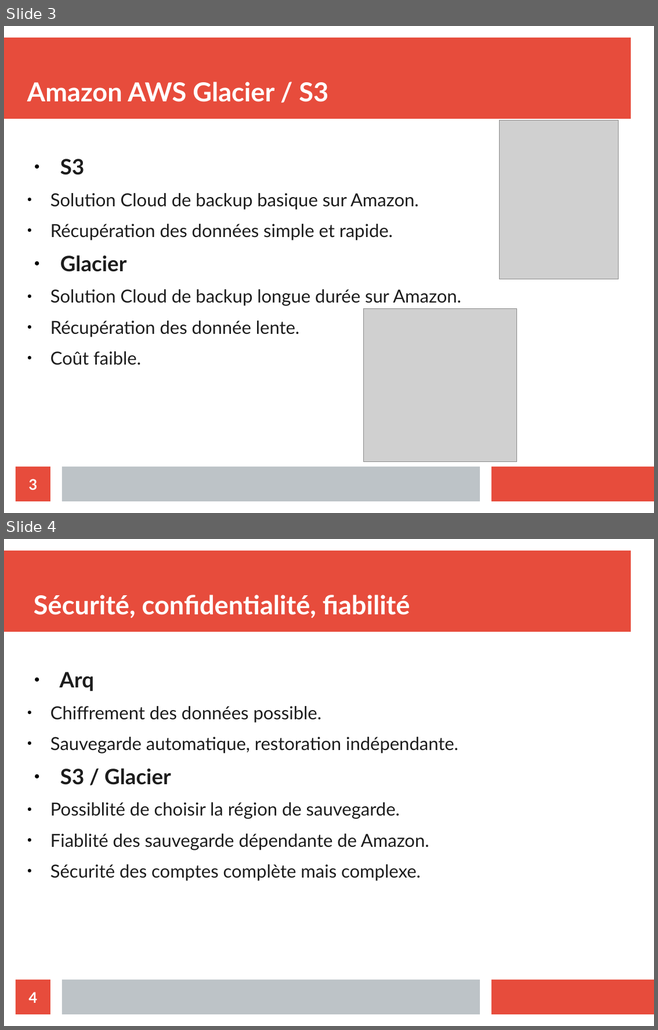
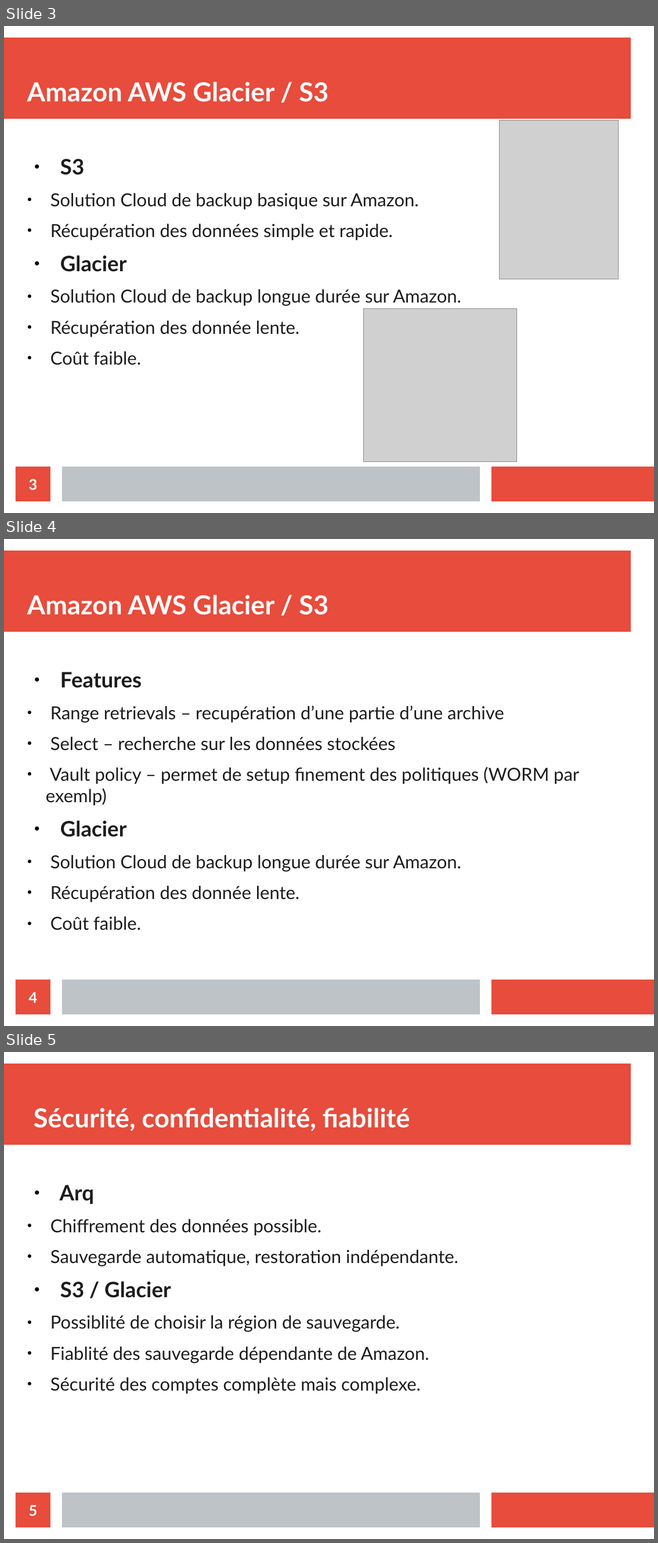
Before and after one commit to Nyahon/AIT, a slide deck: AIT_Amazon_Presentation.odp. Shown one above the other, each under a label of ours: slides 3 and 4 before the commit, slides 3, 4 and 5 after it. The pictures are 658x1030 and 658x1543 pixels, drawn with LibreOffice and Linux fonts; fonts in the diff are those of the drawing; grey boxes stand for pictures. Boxes give left, top, right and bottom in pixels: in the first picture for what was removed or moved away, otherwise in the second. Text is boxed around its words. In the diff, an @@ line names an element or a change of style, - is before the commit and + after.

Commit message:
added a slide 'features' for AWS glacier

```diff
--- a/AIT_Amazon_Presentation.odp
+++ b/AIT_Amazon_Presentation.odp
@@ slide 4 added at (4,539,654,1026), background #FFFFFF; not listed: 3 template elements that a slide beside it also shows @@
@@ title added at (27,595,328,615), 32 pt, text #FFFFFF, bold @@
+Amazon AWS Glacier / S3
@@ text added at (46,672,579,931), 22 pt, text #1C1C1C @@
+● Features
+  ● Range retrievals – recupération d’une partie d’une archive
+  ● Select – recherche sur les données stockées
+  ● Vault policy – permet de setup finement des politiques (WORM par exemlp)
+● Glacier
+  ● Solution Cloud de backup longue durée sur Amazon.
+  ● Récupération des donnée lente.
+  ● Coût faible.
@@ page number added at (16,980,50,1015), fill #E74C3C, 18 pt, text #FFFFFF, bold @@
+4
@@ what was slide 4 is now slide 5 @@
@@ page number at (29,1505,38,1516): text changed @@
-4
+5
```
